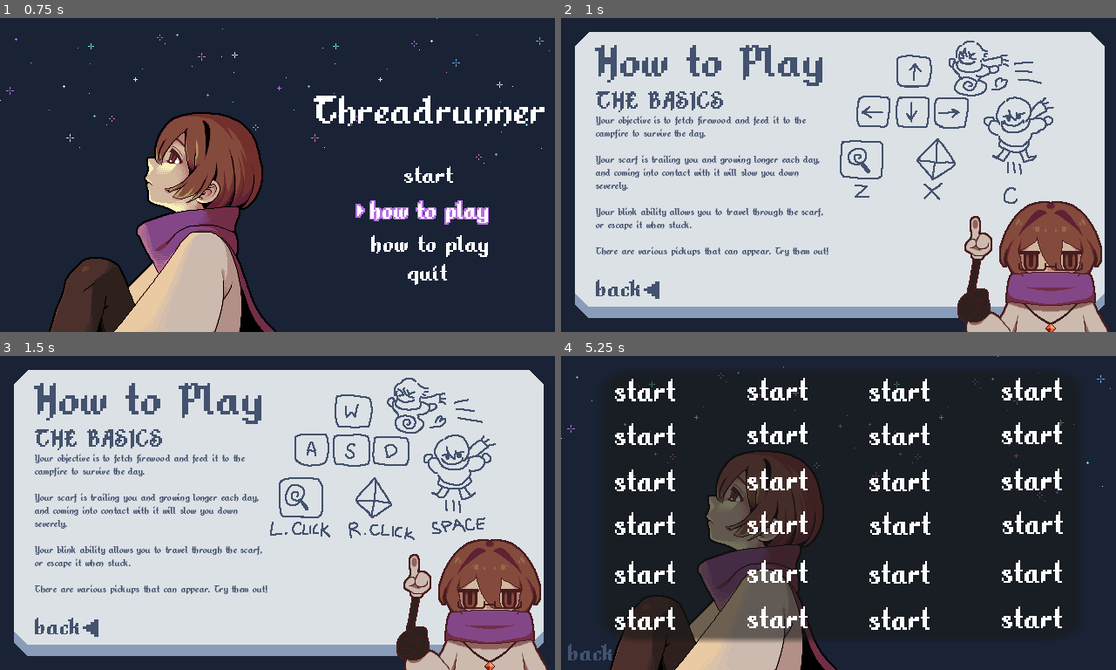
Above: before the commit, frames 1-4 (two rows, left to right).
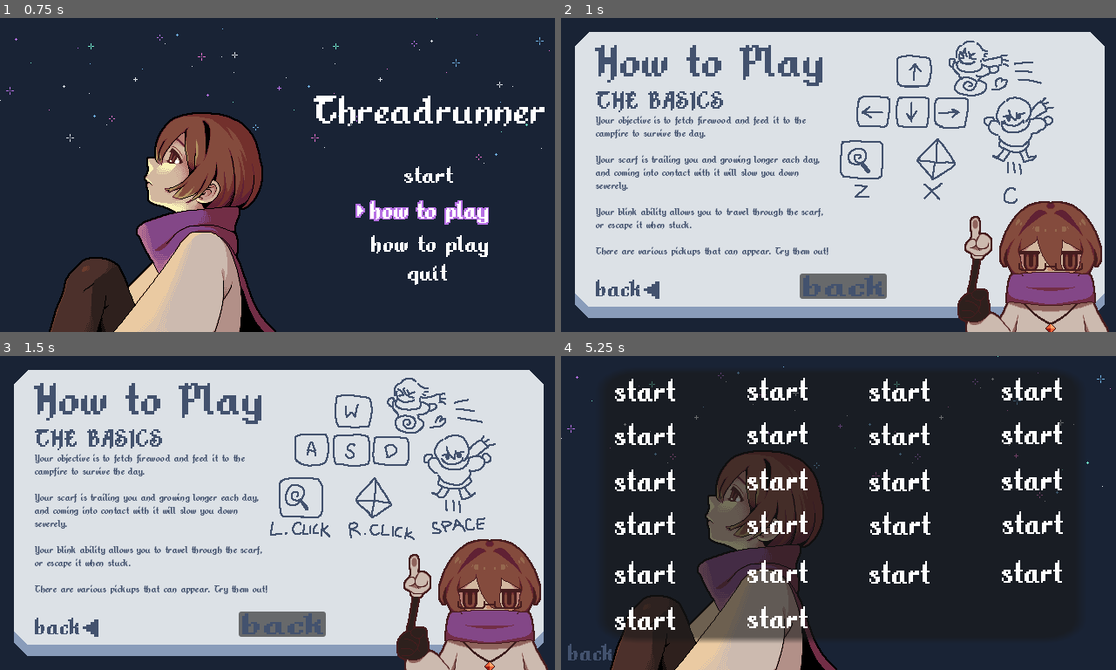
Above: after the commit, the same moments.

Repository: TheRealRaichu/speed-platformer-snake
Game: Godot game, scene res://scenes/scene_root.tscn
Same seed, same stepped clock (60 frames per second), same inputs: the game is played once before the commit and once after it. The engine's default icon, where the game draws it, is replaced by a stand-in: a white triangle on a blue panel in a dark square.
Inputs (mouse positions are in pixels of both pictures, inside the frame that each line leads up to):
- Up to frame 1 (0.75 s): tap Enter at 0.5 s; hold Right (move_right) from 0.53 s (still down); tap X (ability) at 0.6 s
- Up to frame 2 (1 s): keep holding Right (move_right); tap C (jump) at 0.77 s
- Up to frame 3 (1.5 s): release Right (move_right) at 1.25 s; click (283, 622) at 1.27 s
- Up to frame 4 (5.25 s): click (844, 622) at 2.02 s; click "BACK" at 2.75 s; hold Right (move_right) 3.53-4.25 s; tap - (decrease_volume) at 3.6 s; tap C (jump) at 3.77 s; click (844, 572) at 4.25 s; click "Keybinds" at 5 s

Frame 1 is identical in both runs. In frame 2, 1.3% of the frame differs, in the area x 43-59%, y 81-90%; in frame 3, 1.3%; in frame 4, 0.5%.

Commit message:
Removed the keybind for back as using c is the same as spacebar. Also add a play button on the hot to play scene, with the current text being placeholder

Diff:
--- a/speed-platformer-snake/scenes/how_to_play.tscn
+++ b/speed-platformer-snake/scenes/how_to_play.tscn
@@ -68,6 +68,23 @@
 There are various pickups that can appear. Try them out!"
 autowrap_mode = 2
 
+[node name="TutorialPlayNode" type="Node2D" parent="." unique_id=1948823637]
+
+[node name="play" type="Button" parent="TutorialPlayNode" unique_id=907183728]
+offset_left = 274.0
+offset_top = 293.0
+offset_right = 374.0
+offset_bottom = 322.0
+
+[node name="PlayTutorialText" type="TextureRect" parent="TutorialPlayNode" unique_id=1533314608]
+offset_left = 40.0
+offset_top = 300.0
+offset_right = 104.0
+offset_bottom = 324.0
+scale = Vector2(0.8, 0.8)
+theme = ExtResource("4_crhno")
+texture = ExtResource("5_xqkvd")
+
 [node name="BackNode" type="Node2D" parent="." unique_id=352135727]
 
 [node name="back" type="Button" parent="BackNode" unique_id=427650269]
@@ -82,10 +99,10 @@
 "
 
 [node name="BackText" type="TextureRect" parent="BackNode" unique_id=780247143]
-offset_left = 40.0
-offset_top = 300.0
-offset_right = 104.0
-offset_bottom = 324.0
+offset_left = 278.0
+offset_top = 295.0
+offset_right = 394.25
+offset_bottom = 325.25
 scale = Vector2(0.8, 0.8)
 theme = ExtResource("4_crhno")
 texture = ExtResource("5_xqkvd")
--- a/speed-platformer-snake/scenes/keybind.tscn
+++ b/speed-platformer-snake/scenes/keybind.tscn
@@ -430,42 +430,6 @@
 metadata/_custom_type_script = "uid://b8ubdyemrg6uu"
 metadata/_edit_use_anchors_ = true
 
-[node name="Keybind_Back" type="Node2D" parent="PanelContainer/VBoxContainer" unique_id=710588968]
-position = Vector2(-2.5427892, -6.5811715)
-scale = Vector2(0.072651125, 0.13629344)
-
-[node name="DisplayText" type="TextureRect" parent="PanelContainer/VBoxContainer/Keybind_Back" unique_id=1521799869]
-offset_left = 341.0
-offset_top = 304.0
-offset_right = 413.0
-offset_bottom = 332.0
-size_flags_vertical = 4
-mouse_filter = 2
-theme = ExtResource("2_hylqw")
-texture = ExtResource("4_t4iyq")
-stretch_mode = 3
-script = ExtResource("3_o7f8x")
-focused_image = ExtResource("6_wf677")
-unfocused_image = ExtResource("4_t4iyq")
-metadata/_custom_type_script = "uid://b8ubdyemrg6uu"
-metadata/_edit_use_anchors_ = true
-
-[node name="InputText" type="TextureRect" parent="PanelContainer/VBoxContainer/Keybind_Back" unique_id=71001574]
-offset_left = 493.0
-offset_top = 303.0
-offset_right = 565.0
-offset_bottom = 331.0
-size_flags_vertical = 4
-mouse_filter = 2
-theme = ExtResource("2_hylqw")
-texture = ExtResource("4_t4iyq")
-stretch_mode = 3
-script = ExtResource("3_o7f8x")
-focused_image = ExtResource("6_wf677")
-unfocused_image = ExtResource("4_t4iyq")
-metadata/_custom_type_script = "uid://b8ubdyemrg6uu"
-metadata/_edit_use_anchors_ = true
-
 [node name="BackNode" type="Node2D" parent="." unique_id=146066729]
 position = Vector2(-58, 24)
 
--- a/speed-platformer-snake/scripts/Globals.gd
+++ b/speed-platformer-snake/scripts/Globals.gd
@@ -20,7 +20,6 @@
 	"Keybind_DecreaseVolume": "decrease_volume",
 	"Keybind_IncreaseVolume": "increase_volume",
 	"Keybind_Pause": "ui_cancel",
-	"Keybind_Back": "ui_cancel",
 }
 
 # make sure to update with the list in pickup.gd as well
